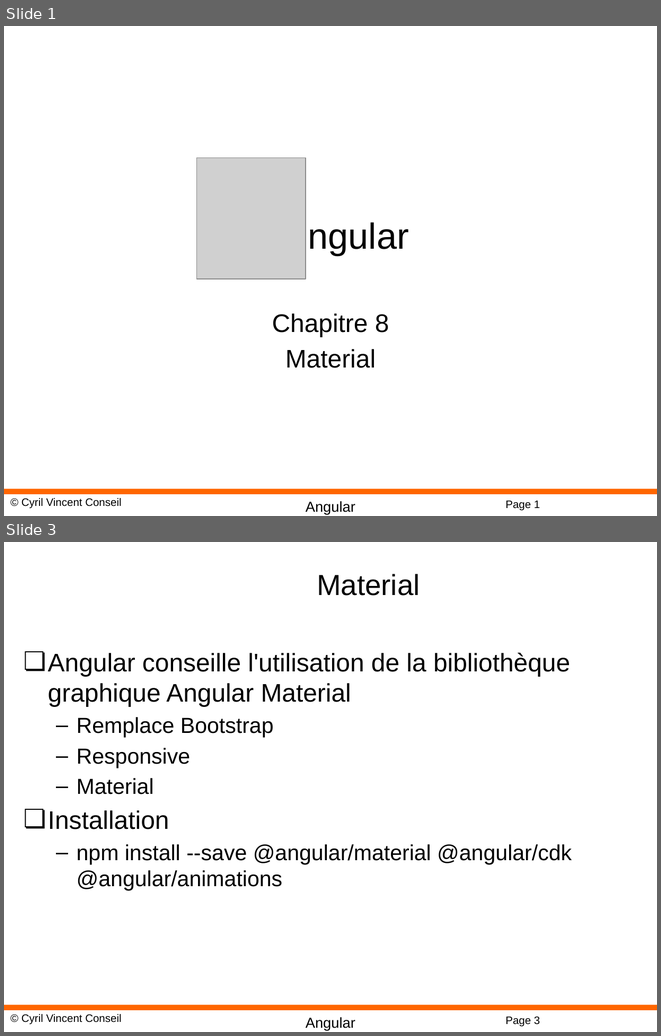
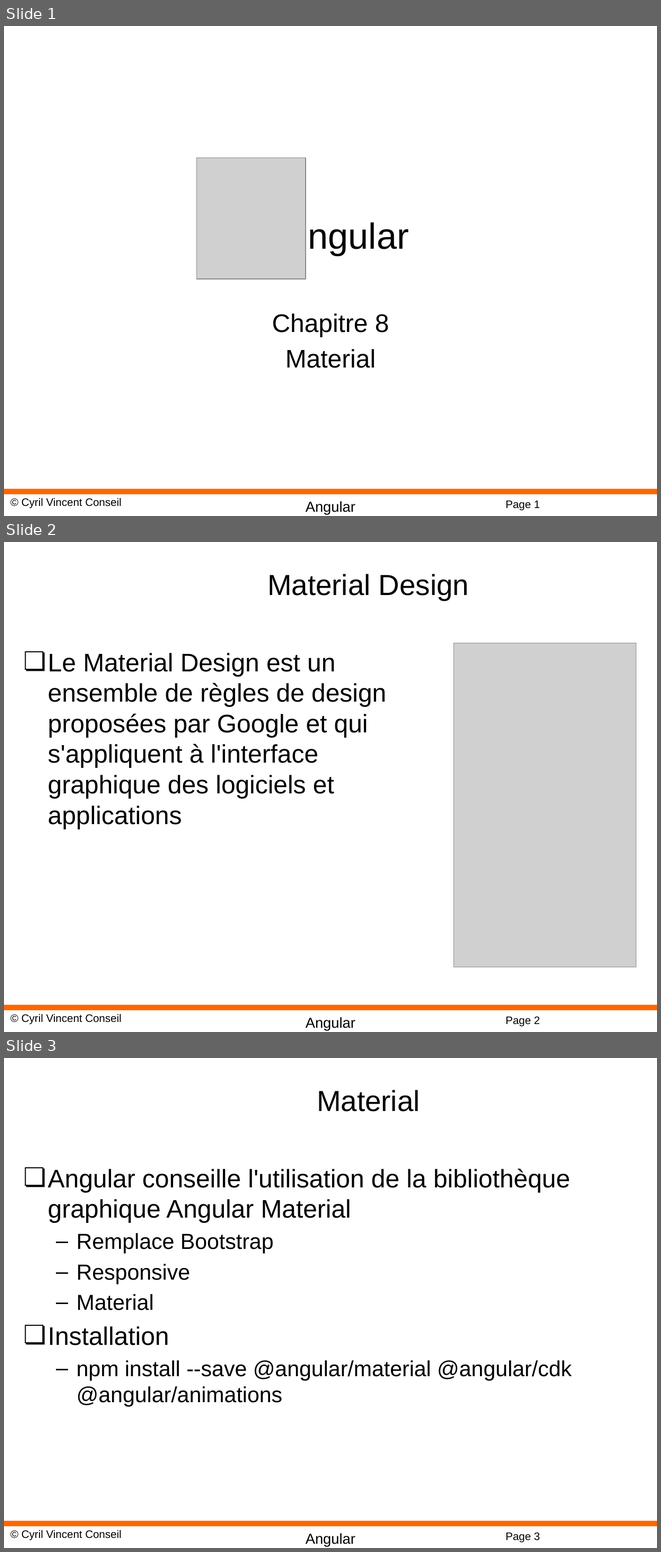
Before and after one commit to cyrilvincent/angular, a slide deck: PPT/Angular08-Material.pptx. Shown one above the other, each under a label of ours: slides 1 and 3 before the commit, slides 1, 2 and 3 after it; the slides between them are not shown. The pictures are 661x1036 and 661x1552 pixels, drawn with LibreOffice and Linux fonts; fonts in the diff are those of the drawing; grey boxes stand for pictures; background and template pictures are left out. Boxes give left, top, right and bottom in pixels: in the first picture for what was removed or moved away, otherwise in the second. Text is boxed around its words. In the diff, an @@ line names an element or a change of style, - is before the commit and + after.

```diff
--- a/PPT/Angular08-Material.pptx
+++ b/PPT/Angular08-Material.pptx
@@ slide 2 added at (4,542,657,1032), background #FFFFFF; not listed: 4 template elements that a slide beside it also shows @@
@@ title added at (267,574,469,600), 32 pt, text #000000 @@
+Material Design
@@ text added at (48,653,386,829), 28 pt, text #000000 @@
+❏ Le Material Design est un ensemble de règles de design proposées par Google et qui s'appliquent à l'interface graphique des logiciels et applications
@@ picture added at (454,643,636,967) @@
```
Also in this commit, not shown: 47 other files.
